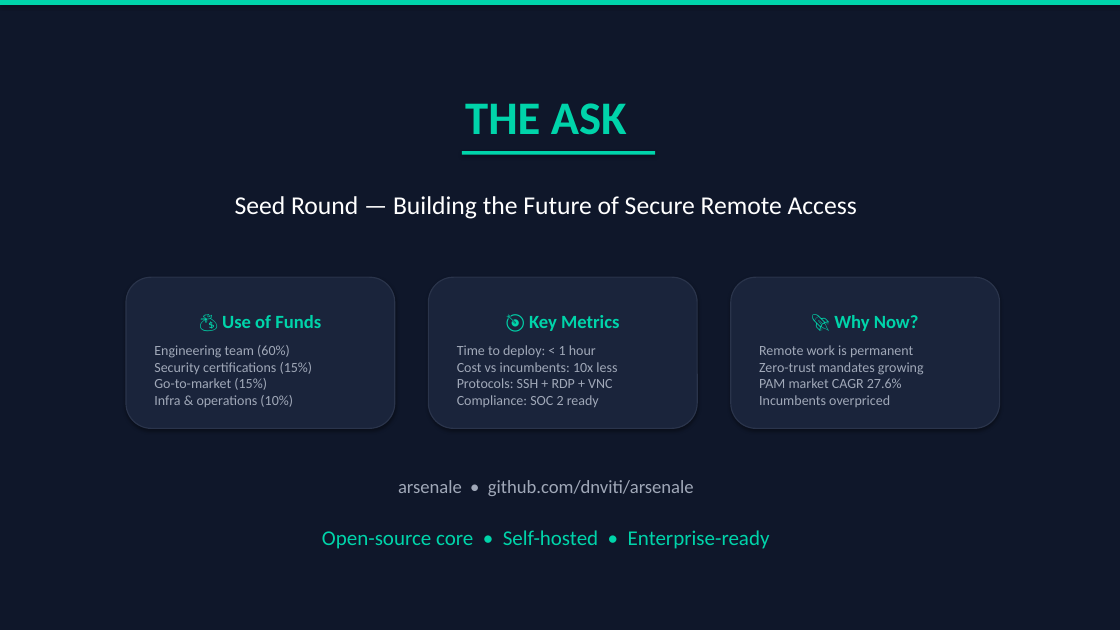
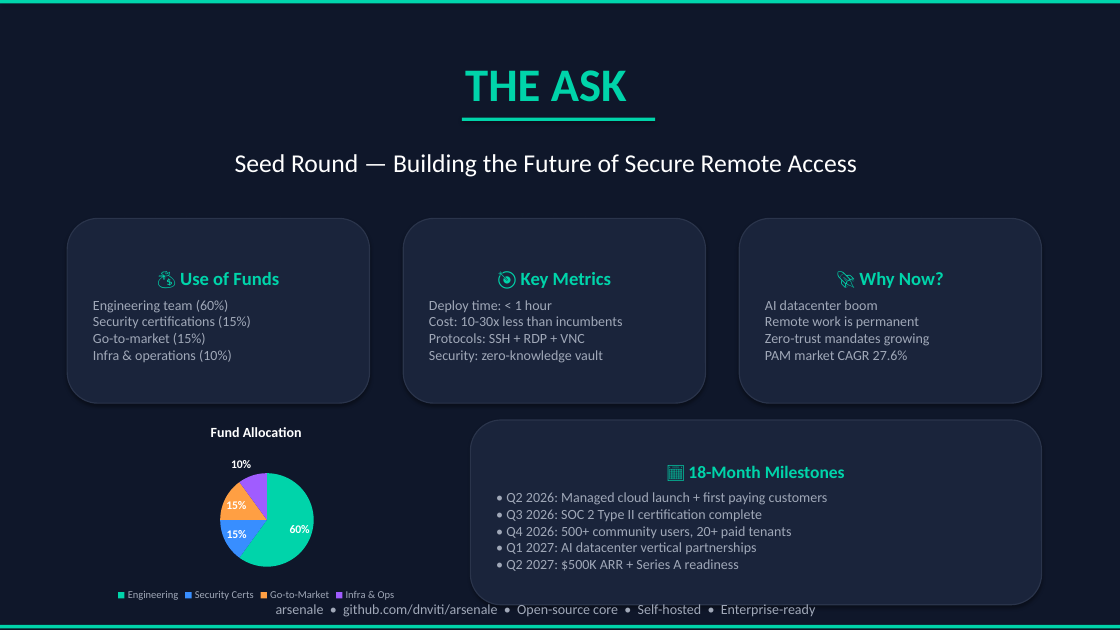
Before and after one commit to dnviti/arsenale, a slide deck: slide 13 of docs/arsenale-investor-pitch.pptx (slide 10 before the commit). Drawn at 1120x630 pixels with LibreOffice and Linux fonts; fonts in the diff are those of the drawing. Boxes give left, top, right and bottom in pixels: in the first picture for what was removed or moved away, otherwise in the second. Text is boxed around its words. In the diff, an @@ line names an element or a change of style, - is before the commit and + after.

```diff
--- a/docs/arsenale-investor-pitch.pptx
+++ b/docs/arsenale-investor-pitch.pptx
@@ text "THE ASK": place and size @@
-text "THE ASK" at (465, 103, 627, 135)
+text "THE ASK" at (465, 70, 627, 102)
@@ rectangle: place and size @@
-rectangle at (462, 151, 655, 155)
+rectangle at (462, 118, 655, 121)
@@ text "Seed Round — Building the ...": place and size @@
-text "Seed Round — Building the ..." at (235, 196, 857, 219)
+text "Seed Round — Building the ..." at (235, 154, 857, 177)
@@ rounded rectangle "💰 Use of Funds": place and size @@
-rounded rectangle "💰 Use of Funds" at (126, 277, 395, 429)
+rounded rectangle "💰 Use of Funds" at (67, 218, 370, 403)
@@ rounded rectangle "🎯 Key Metrics": place and size @@
-rounded rectangle "🎯 Key Metrics" at (429, 277, 697, 429)
+rounded rectangle "🎯 Key Metrics" at (403, 218, 706, 403)
@@ rounded rectangle "🚀 Why Now?": place and size @@
-rounded rectangle "🚀 Why Now?" at (731, 277, 1000, 429)
+rounded rectangle "🚀 Why Now?" at (739, 218, 1042, 403)
@@ text in rounded rectangle at (180, 272, 279, 285): less space between paragraphs @@
@@ text in rounded rectangle at (521, 272, 611, 288): less space between paragraphs @@
@@ text in rounded rectangle at (859, 272, 944, 288): less space between paragraphs @@
@@ text in rounded rectangle at (429, 300, 623, 363): text changed @@
-Time to deploy: < 1 hour
-Cost vs incumbents: 10x less
-Protocols: SSH + RDP + VNC
-Compliance: SOC 2 ready
+Deploy time: < 1 hour
+Cost: 10-30x less than incumbents
+Protocols: SSH + RDP + VNC
+Security: zero-knowledge vault
@@ text in rounded rectangle at (765, 300, 930, 360): text changed @@
-Remote work is permanent
-Zero-trust mandates growing
-PAM market CAGR 27.6%
-Incumbents overpriced
+AI datacenter boom
+Remote work is permanent
+Zero-trust mandates growing
+PAM market CAGR 27.6%
@@ pie chart added at (67, 412, 445, 605) @@
+title "Fund Allocation"
+categories: Engineering, Security Certs, Go-to-Market, Infra & Ops
+Series 1: 60, 15, 15, 10
@@ rounded rectangle added at (471, 420, 1042, 605), fill #1A243B, outline #2A344B 1 pt, 12 pt, text #A0A8B8 @@
+📅 18-Month Milestones
+• Q2 2026: Managed cloud launch + first paying customers
+• Q3 2026: SOC 2 Type II certification complete
+• Q4 2026: 500+ community users, 20+ paid tenants
+• Q1 2027: AI datacenter vertical partnerships
+• Q2 2027: $500K ARR + Series A readiness
@@ text removed at (398, 480, 694, 496) @@
-arsenale • github.com/dnviti/arsenale
@@ rectangle added at (0, 625, 1120, 628), fill #00D4AA @@
@@ text at (276, 604, 815, 617): text changed; size 18 to 12 pt; text colour #00D4AA to #A0A8B8 @@
-Open-source core • Self-hosted • Enterprise-ready
+arsenale • github.com/dnviti/arsenale • Open-source core • Self-hosted • Enterprise-ready
```
Also in this commit, not shown: 7 other slides changed, 5 slides added, 2 slides removed, 1 other file.
